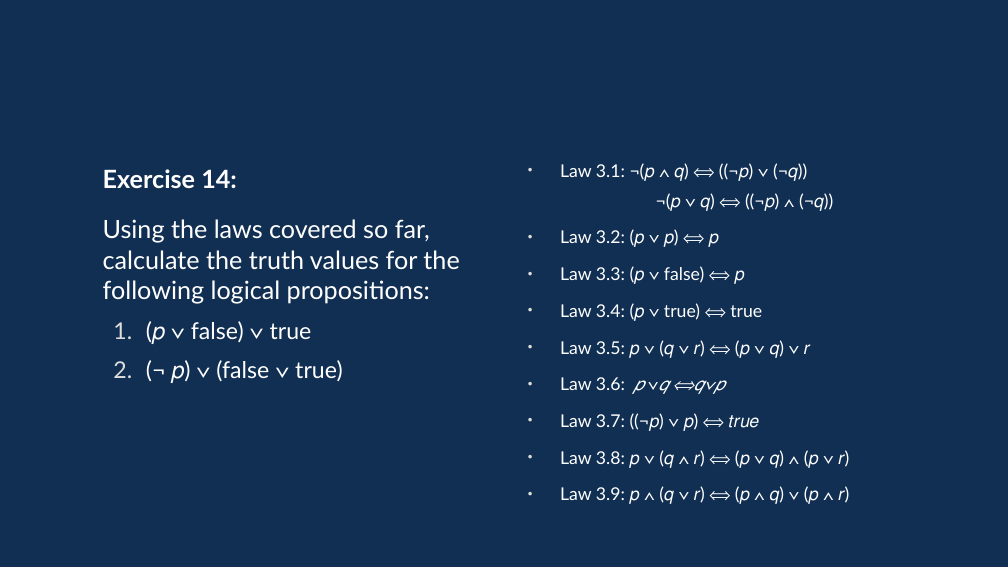
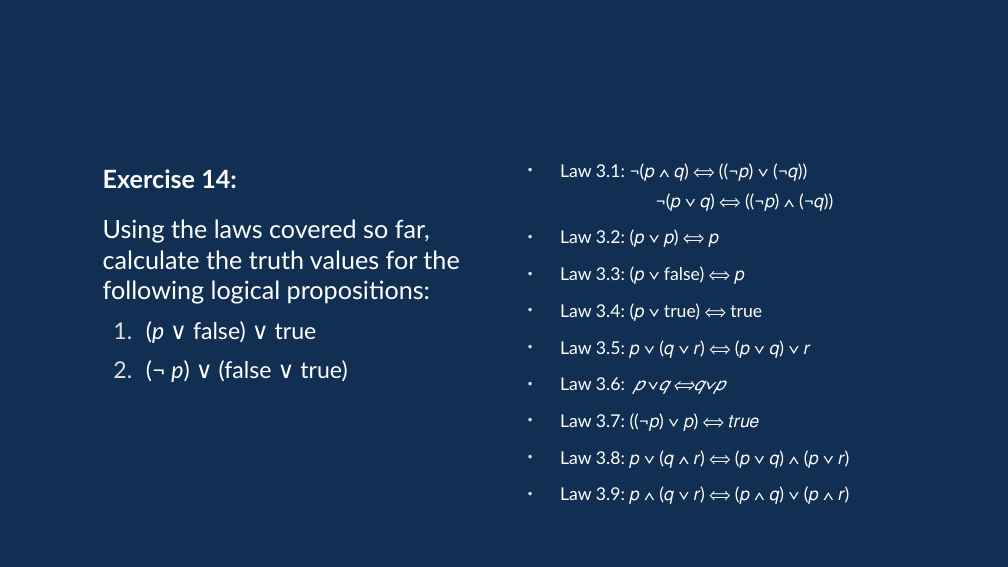
Before and after one commit to davidgundry/maths22-23, a slide deck: slide 51 of slides/maths-5-propositional-logic.odp. Drawn at 1008x567 pixels with LibreOffice and Linux fonts; fonts in the diff are those of the drawing. Boxes give left, top, right and bottom in pixels: in the first picture for what was removed or moved away, otherwise in the second. Text is boxed around its words. In the diff, an @@ line names an element or a change of style, - is before the commit and + after.

Commit message:
Changes in lecture

```diff
--- a/slides/maths-5-propositional-logic.odp
+++ b/slides/maths-5-propositional-logic.odp
@@ text at (146, 321, 347, 382): text changed @@
-  1. (𝑝 ∨ false) ∨ true
-  2. (¬ 𝑝) ∨ (false ∨ true)
+  1. (p ∨ false) ∨ true
+  2. (¬ p) ∨ (false ∨ true)
```
Also in this commit, not shown: 12 other slides changed, 1 slide added, 1 slide removed.
